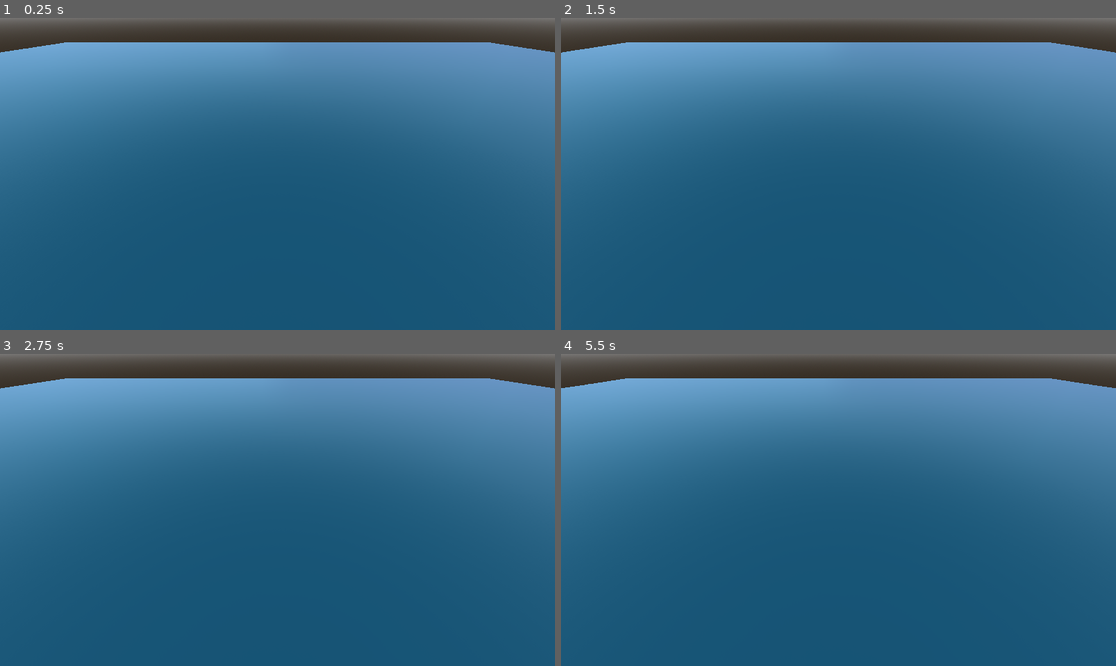
Above: before the commit, frames 1-4 (two rows, left to right).
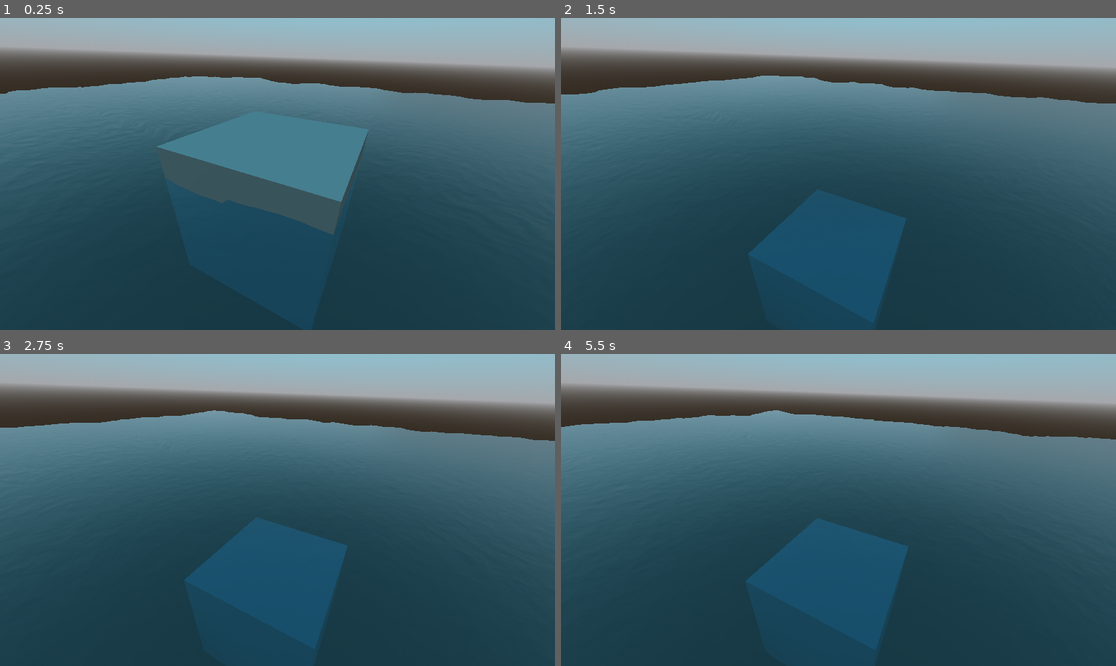
Above: after the commit, the same moments.

Repository: MartinDelille/nautilus
Game: Godot game, scene res://map.tscn
Two runs of this game, one before a commit and one after it. Both use one fixed random seed, a clock stepped at 60 frames per second and the inputs below. The project has no main scene, so this scene is started directly.
Inputs:
- Up to frame 1 (0.25 s): no input
- Up to frame 2 (1.5 s): no input
- Up to frame 3 (2.75 s): no input
- Up to frame 4 (5.5 s): tap Enter at 5 s

The runs differ from the first frame. In frame 1, 94% of the frame differs, in the area x 0-100%, y 0-100%; in frame 2, 86%; in frame 3, 86%; in frame 4, 86%.

Commit message:
Add underwater effect with floating cube

Diff:
--- a/Water.gdshader
+++ b/Water.gdshader
@@ -12,6 +12,13 @@
 uniform float time_scale: hint_range(0.0, 0.2, 0.005) = 0.025;
 uniform float noise_scale = 10;
 uniform float height_scale = 0.15;
+uniform vec4 color_deep : source_color;
+uniform vec4 color_shallow : source_color;
+uniform float beers_law = 2.0;
+uniform float depth_offset = -0.75;
+
+uniform sampler2D DEPTH_TEXTURE : hint_depth_texture, filter_linear_mipmap;
+uniform sampler2D SCREEN_TEXTURE : hint_screen_texture, filter_linear_mipmap;
 
 varying float height;
 varying vec3 world_pos;
@@ -27,6 +34,17 @@
 }
 
 void fragment() {
+	float depth_texture = texture(DEPTH_TEXTURE, SCREEN_UV).r * 2.0 - 1.0;
+	float depth = PROJECTION_MATRIX[3][2] / (depth_texture + PROJECTION_MATRIX[2][2]);
+	float depth_blend = exp((depth+VERTEX.z + depth_offset) * -beers_law);
+	depth_blend = clamp(1.0 - depth_blend, 0.0, 1.0);
+	float depth_blend_power = clamp(pow(depth_blend, 2.5), 0.0, 1.0);
+
+	// Retrieving depth color and applying the deep and shallow colors
+	vec3 screen_color = textureLod(SCREEN_TEXTURE, SCREEN_UV, depth_blend_power * 2.5).rgb;
+	vec3 depth_color = mix(color_shallow.rgb, color_deep.rgb, depth_blend_power);
+	vec3 color = mix(screen_color * depth_color, depth_color * 0.25, depth_blend_power * 0.5);
+
 	vec2 time = (TIME * wave_direction) * time_scale;
 	vec2 time2 = (TIME * wave_direction2) * time_scale;
 	vec3 normal_blend=mix(
@@ -37,8 +55,8 @@
 	float fresnel = fresnel(5.0, NORMAL, VIEW);
 	vec3 surface_color = mix(albedo, albedo2, fresnel);
 
-	ALBEDO=surface_color;
-	METALLIC=metallic;
-	ROUGHNESS=roughness;
-	NORMAL_MAP=normal_blend;
+	ALBEDO = mix(surface_color, color, 0.75);
+	METALLIC = metallic;
+	ROUGHNESS = roughness;
+	NORMAL_MAP = normal_blend;
 }
--- /dev/null
+++ b/cube.gd
@@ -0,0 +1,28 @@
+extends RigidBody3D
+
+@export var floating_force:=1.0
+@export var water_drag := 0.05
+@export var water_angular_drag := 0.05
+@onready var gravity: float = ProjectSettings.get_setting("physics/3d/default_gravity")
+
+const water_height:= 0.0
+
+var submerged=false
+
+func _ready() -> void:
+	pass # Replace with function body.
+
+func _process(delta: float) -> void:
+	pass
+
+func _physics_process(delta: float) -> void:
+	submerged=false
+	var depth = water_height - global_position.y
+	if depth > 0:
+		apply_central_force(Vector3.UP*floating_force*gravity*depth)
+		submerged=true
+
+func _integrate_forces(state: PhysicsDirectBodyState3D) -> void:
+	if submerged:
+		state.linear_velocity*=1-water_drag
+		state.angular_velocity*=1-water_angular_drag
--- a/map.tscn
+++ b/map.tscn
@@ -1,6 +1,7 @@
-[gd_scene load_steps=5 format=3 uid="uid://ck2clqihnoa7h"]
+[gd_scene load_steps=8 format=3 uid="uid://ck2clqihnoa7h"]
 
 [ext_resource type="PackedScene" uid="uid://5q2puw6ju4rm" path="res://water_plane.tscn" id="1_emv6m"]
+[ext_resource type="Script" path="res://cube.gd" id="2_6pdkk"]
 
 [sub_resource type="ProceduralSkyMaterial" id="ProceduralSkyMaterial_ypqti"]
 sky_top_color = Color(0.463134, 0.854076, 0.962944, 1)
@@ -12,6 +13,10 @@
 background_mode = 2
 sky = SubResource("Sky_eoots")
 
+[sub_resource type="BoxMesh" id="BoxMesh_5thri"]
+
+[sub_resource type="BoxShape3D" id="BoxShape3D_qn3cs"]
+
 [node name="Map" type="Node3D"]
 
 [node name="WorldEnvironment" type="WorldEnvironment" parent="."]
@@ -20,7 +25,16 @@
 [node name="WaterPlane" parent="." instance=ExtResource("1_emv6m")]
 
 [node name="CameraPivot" type="Node3D" parent="."]
-transform = Transform3D(1, 0, 0, 0, 0.778758, 0.627324, 0, -0.627324, 0.778758, 0, 0, 0)
+transform = Transform3D(0.892273, -0.250329, 0.375747, 0.0323924, 0.865571, 0.499737, -0.450334, -0.43373, 0.780434, 0, 0, 0)
 
 [node name="Camera3D" type="Camera3D" parent="CameraPivot"]
-transform = Transform3D(1, 0, 0, 0, 1, 0, 0, 0, 1, 0, 0, 19)
+transform = Transform3D(1, 0, 0, 0, 1, 0, 0, 0, 1, 0, 0, 1.45)
+
+[node name="Cube" type="RigidBody3D" parent="."]
+script = ExtResource("2_6pdkk")
+
+[node name="MeshInstance3D" type="MeshInstance3D" parent="Cube"]
+mesh = SubResource("BoxMesh_5thri")
+
+[node name="CollisionShape3D" type="CollisionShape3D" parent="Cube"]
+shape = SubResource("BoxShape3D_qn3cs")
--- a/water_plane.tscn
+++ b/water_plane.tscn
@@ -4,7 +4,7 @@
 [ext_resource type="Texture2D" uid="uid://dd3w5t3unfab5" path="res://water_noise_texture_2d.tres" id="2_2hg1f"]
 
 [sub_resource type="QuadMesh" id="QuadMesh_xrj4y"]
-size = Vector2(200, 200)
+size = Vector2(10, 10)
 subdivide_width = 200
 subdivide_depth = 200
 orientation = 1
@@ -12,7 +12,6 @@
 [sub_resource type="FastNoiseLite" id="FastNoiseLite_wsa1n"]
 
 [sub_resource type="NoiseTexture2D" id="NoiseTexture2D_uhi6a"]
-seamless = true
 noise = SubResource("FastNoiseLite_wsa1n")
 
 [sub_resource type="ShaderMaterial" id="ShaderMaterial_360tl"]
@@ -27,6 +26,10 @@
 shader_parameter/time_scale = 0.025
 shader_parameter/noise_scale = 10.0
 shader_parameter/height_scale = 0.15
+shader_parameter/color_deep = Color(0.105882, 0.294118, 0.329412, 1)
+shader_parameter/color_shallow = Color(0, 0.552941, 0.65098, 1)
+shader_parameter/beers_law = 2.0
+shader_parameter/depth_offset = -0.75
 shader_parameter/wave = SubResource("NoiseTexture2D_uhi6a")
 shader_parameter/texture_normal = ExtResource("2_2hg1f")
 shader_parameter/texture_normal2 = ExtResource("2_2hg1f")
